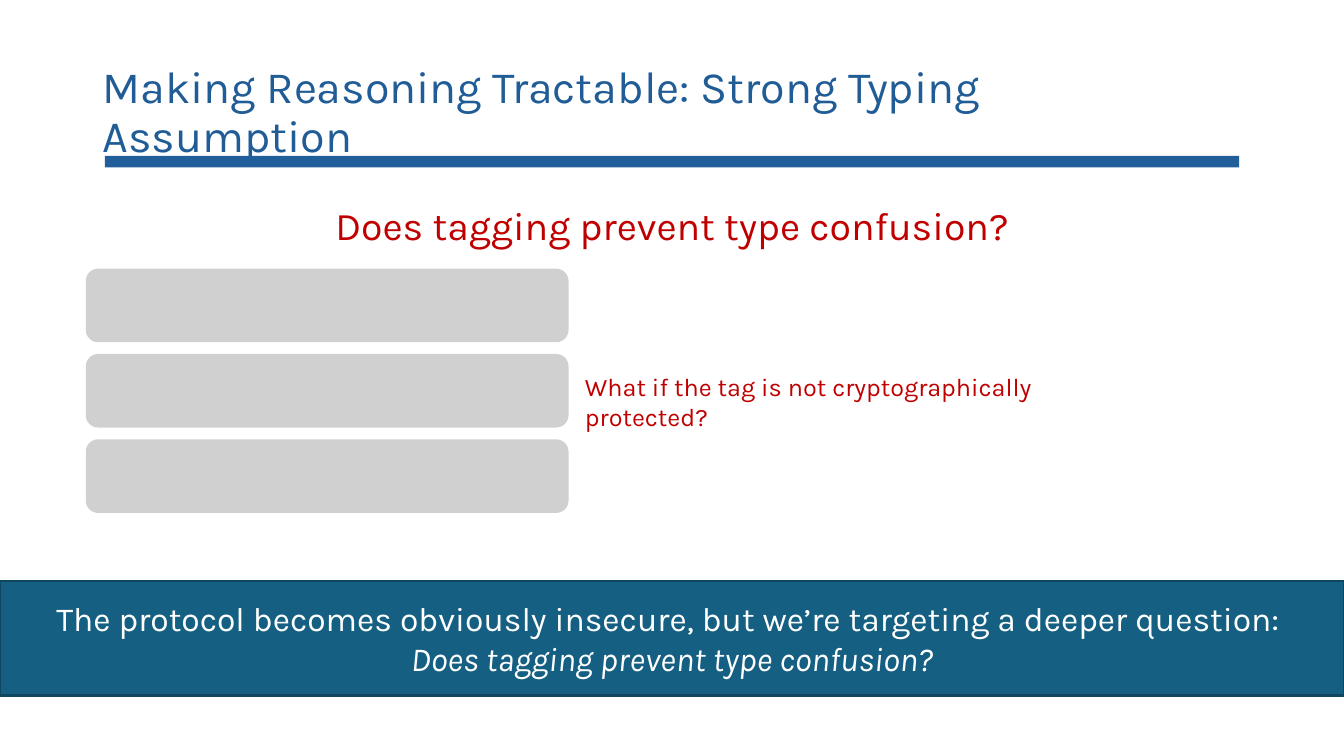
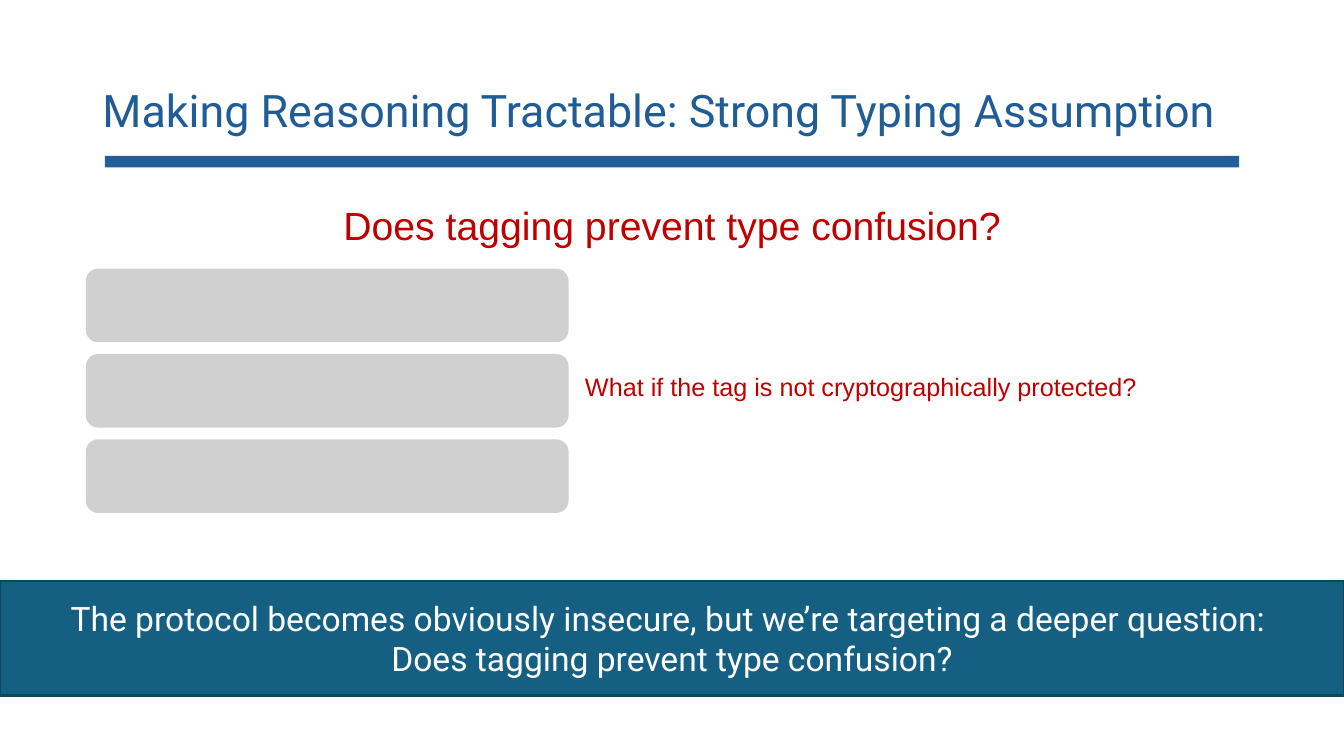
Before and after one commit to lorchrob/comp_slides, a slide deck: slide 90 of comp.pptx. Drawn at 1344x756 pixels with LibreOffice and Linux fonts; fonts in the diff are those of the drawing; grey boxes stand for pictures. Boxes give left, top, right and bottom in pixels: in the first picture for what was removed or moved away, otherwise in the second. Text is boxed around its words. In the diff, an @@ line names an element or a change of style, - is before the commit and + after.

```diff
--- a/comp.pptx
+++ b/comp.pptx
@@ title "Making Reasoning Tractable: Strong Typing ..." at box(102, 93, 1214, 137): font Karla to Roboto @@
@@ text "Does tagging prevent type confusion?" at box(343, 211, 1000, 248): font Karla to Arial @@
@@ text "What if the tag is ..." at box(585, 377, 1136, 401): font Karla to Arial @@
@@ rectangle "The protocol becomes obviously insecure, ..." at box(0, 582, 1344, 696): font Karla to Roboto; italic off in "Does tagging prevent type confusion?" @@
```
Also in this commit, not shown: 94 other slides changed.
